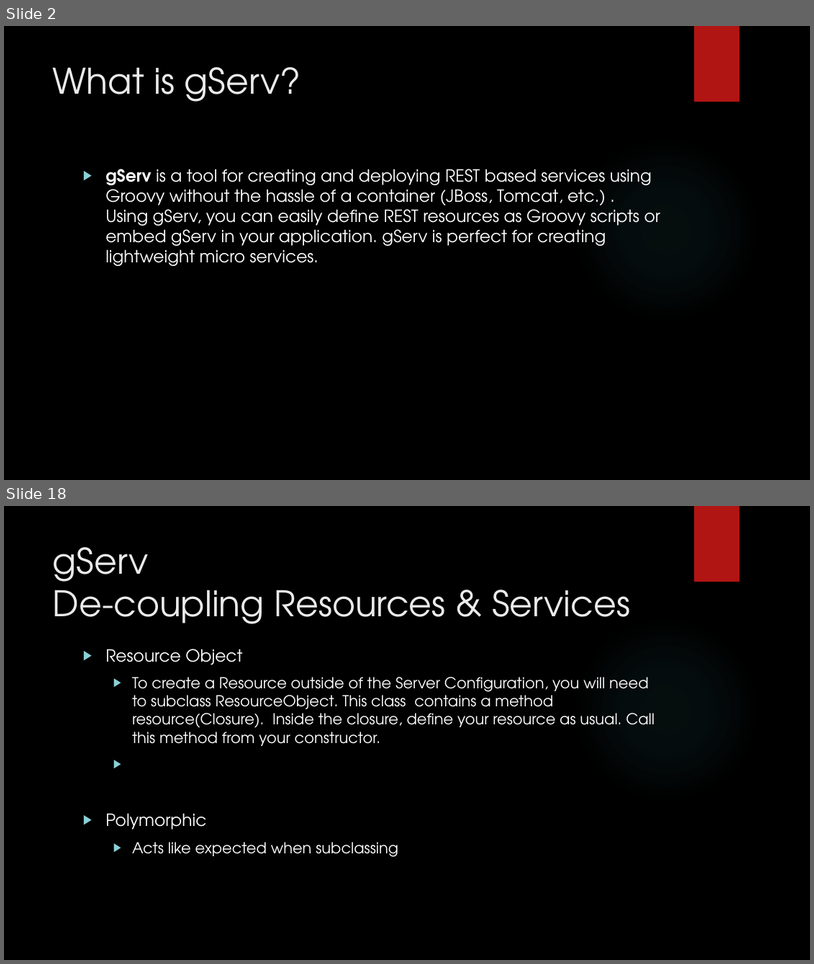
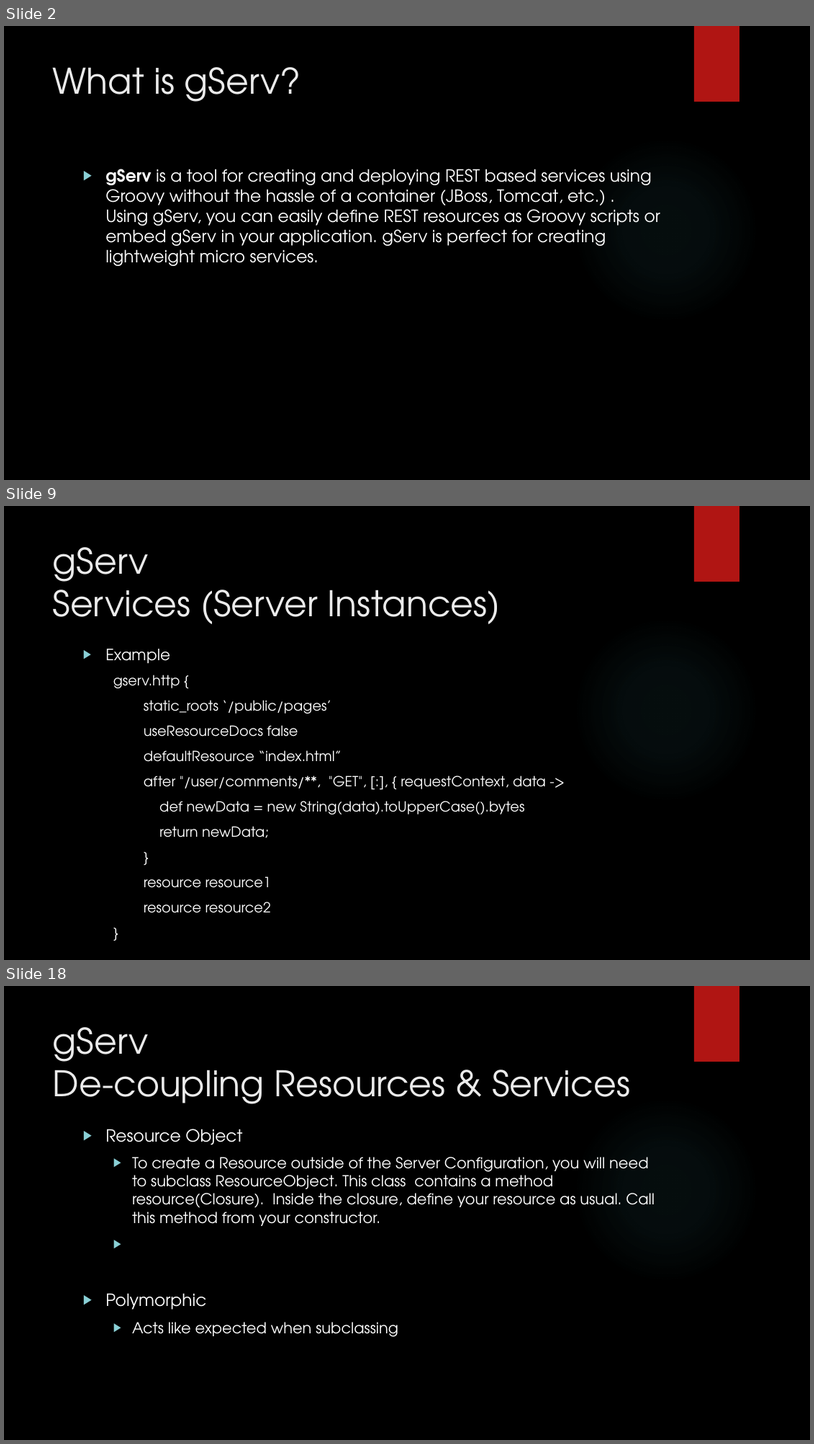
Before and after one commit to javaConductor/gserv, a slide deck: gServ.pptx. Shown one above the other, each under a label of ours: slides 2 and 18 before the commit, slides 2, 9 and 18 after it; the slides between them are not shown. The pictures are 814x964 and 814x1444 pixels, drawn with LibreOffice and Linux fonts; fonts in the diff are those of the drawing; background and template pictures are left out. Boxes give left, top, right and bottom in pixels: in the first picture for what was removed or moved away, otherwise in the second. Text is boxed around its words. In the diff, an @@ line names an element or a change of style, - is before the commit and + after.

```diff
--- a/gServ.pptx
+++ b/gServ.pptx
@@ slide 9 added at (x1=4, y1=506, x2=810, y2=960), background picture (left out); not listed: 2 template elements that a slide beside it also shows @@
@@ title added at (x1=53, y1=547, x2=501, y2=624), 42 pt, text #EBEBEB @@
+gServ
+Services (Server Instances)
@@ text added at (x1=106, y1=649, x2=546, y2=913), 16.6 pt, text #FFFFFF @@
+▶ Example
+  gserv.http {
+  static_roots ‘/public/pages’
+  useResourceDocs false
+  defaultResource “index.html”
+  after "/user/comments/**, "GET", [:], { requestContext, data ->
+  def newData = new String(data).toUpperCase().bytes
+  return newData;
+  }
+  resource resource1
+  resource resource2
+  }
```
Also in this commit, not shown: 15 slides changed, 1 other slide added, 2 slides removed, 40 other files.
